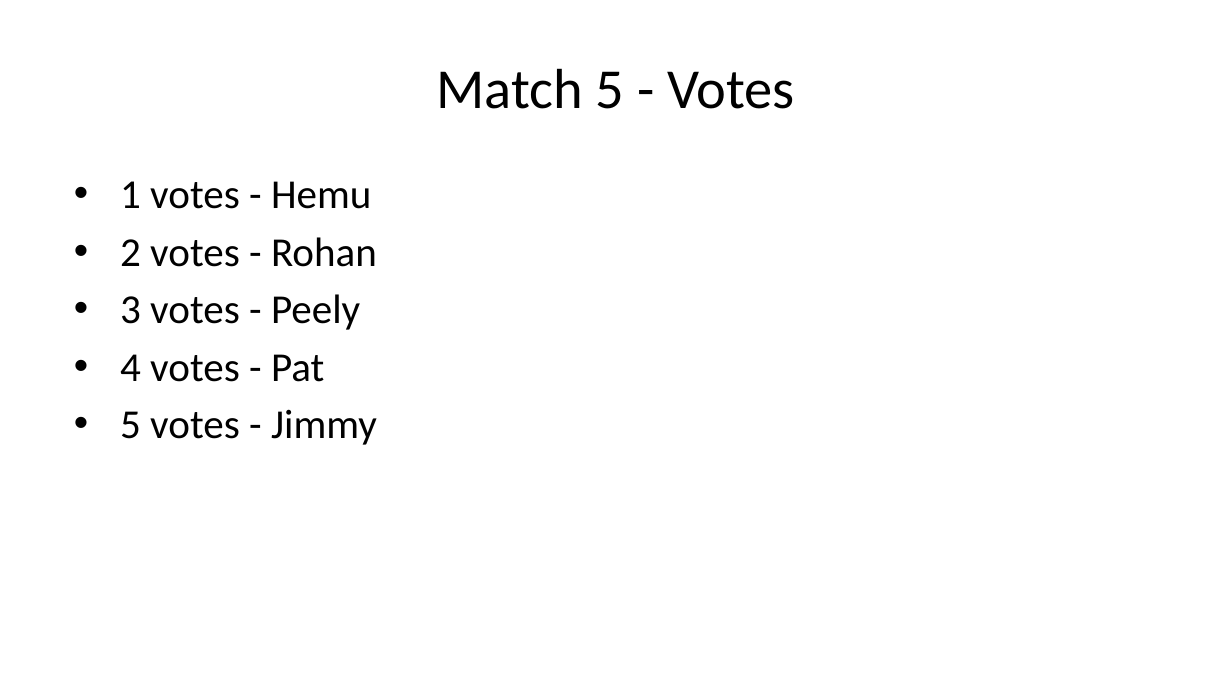
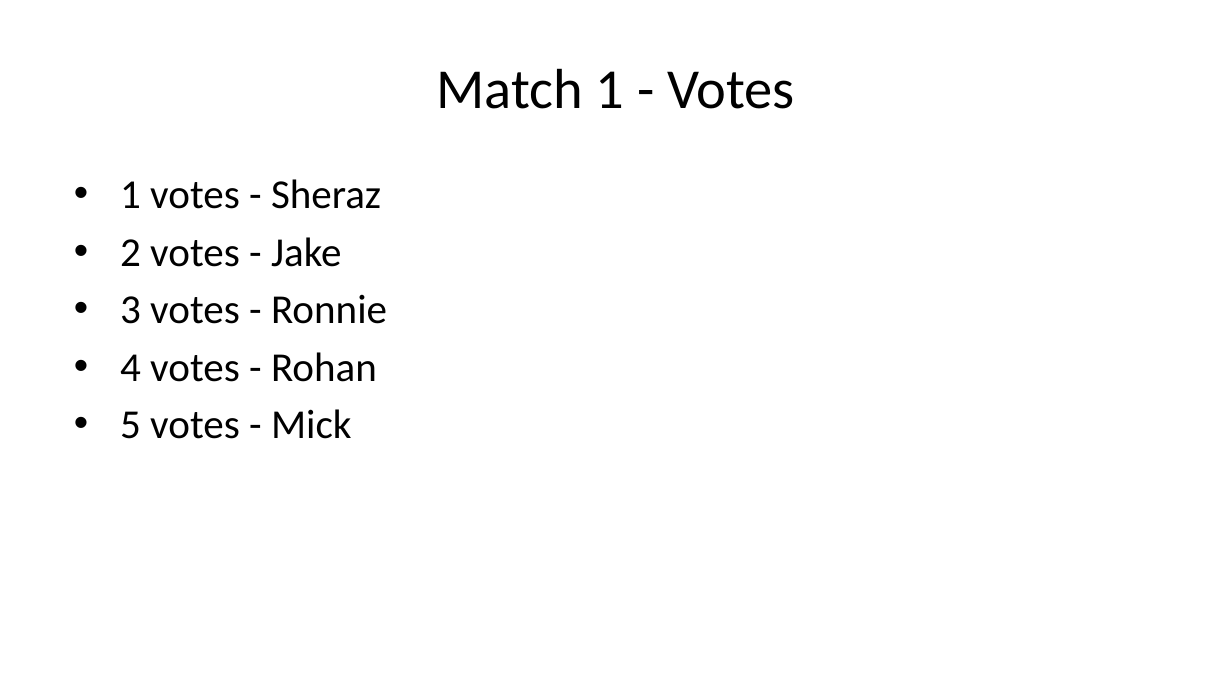
Before and after one commit to jimmyday12/nutty-cuckoo-super-kings, a slide deck: slide 8 of docs/presentations/s6-spring-2021/preso-s6-spring-2021.pptx (slide 20 before the commit). Drawn at 1232x693 pixels with LibreOffice and Linux fonts; fonts in the diff are those of the drawing. Boxes give left, top, right and bottom in pixels: in the first picture for what was removed or moved away, otherwise in the second. Text is boxed around its words. In the diff, an @@ line names an element or a change of style, - is before the commit and + after.

```diff
--- a/docs/presentations/s6-spring-2021/preso-s6-spring-2021.pptx
+++ b/docs/presentations/s6-spring-2021/preso-s6-spring-2021.pptx
@@ title at bbox=[437, 68, 795, 109]: text changed @@
-Match 5 - Votes
+Match 1 - Votes
@@ text at bbox=[120, 179, 387, 439]: text changed @@
-• 1 votes - Hemu
-• 2 votes - Rohan
-• 3 votes - Peely
-• 4 votes - Pat
-• 5 votes - Jimmy
+• 1 votes - Sheraz
+• 2 votes - Jake
+• 3 votes - Ronnie
+• 4 votes - Rohan
+• 5 votes - Mick
```
Also in this commit, not shown: 14 other slides changed, 9 slides removed, 19 other files.
